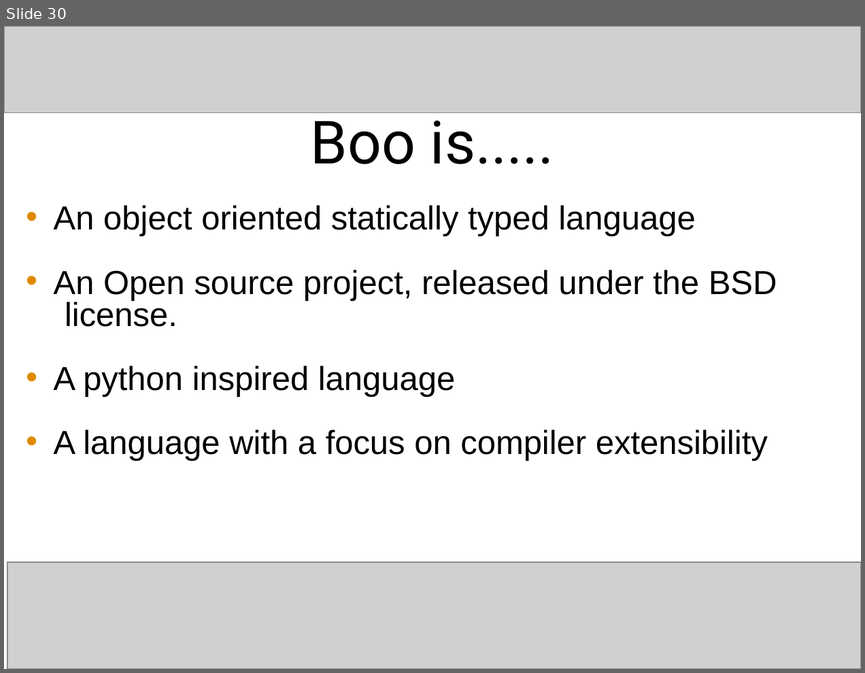
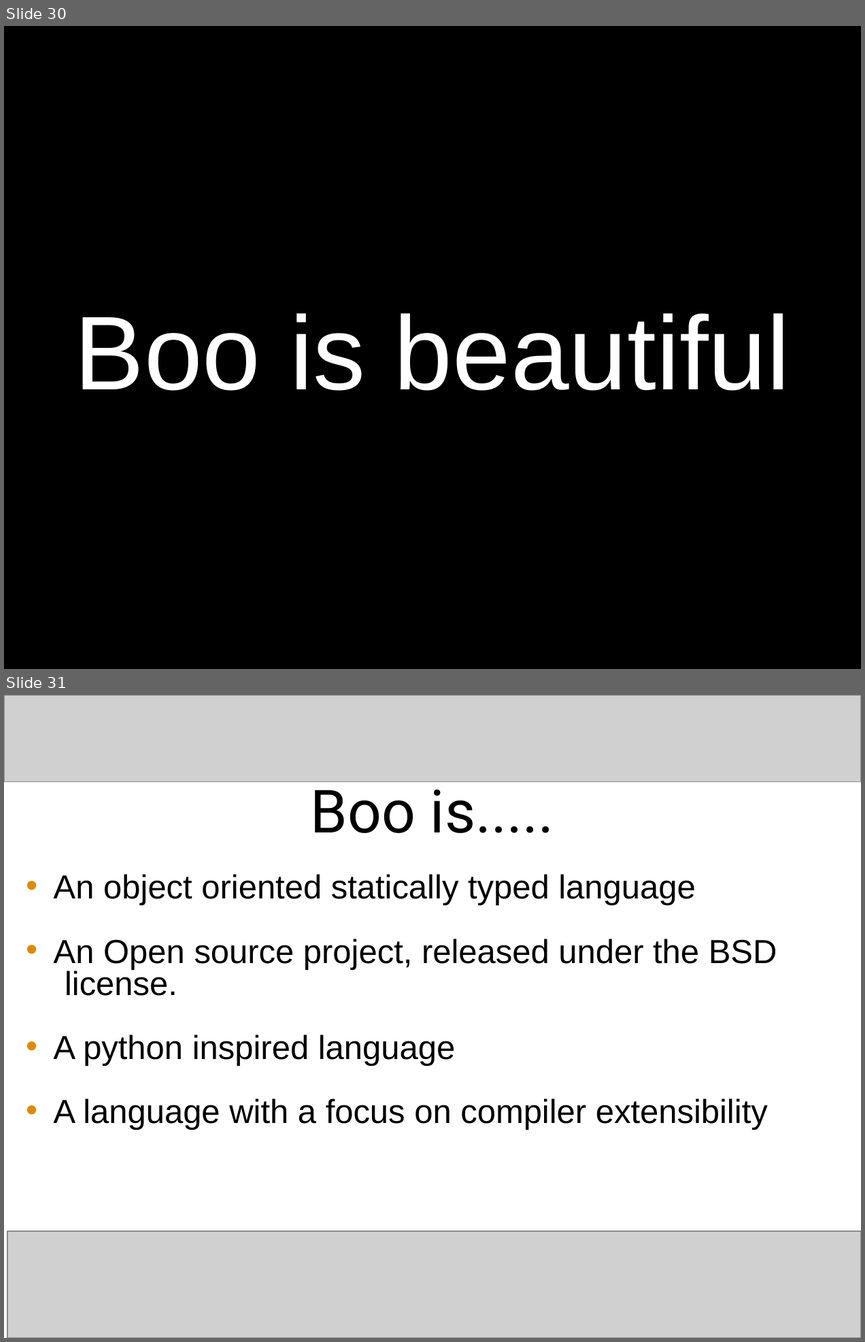
Before and after one commit to craignicol/scotaltdotnet, a slide deck: seattle/HORN Pres.ppt. Shown one above the other, each under a label of ours: slide 30 before the commit, slides 30 and 31 after it. The pictures are 865x673 and 865x1342 pixels, drawn with LibreOffice and Linux fonts; fonts in the diff are those of the drawing; grey boxes stand for pictures. Boxes give left, top, right and bottom in pixels: in the first picture for what was removed or moved away, otherwise in the second. Text is boxed around its words. In the diff, an @@ line names an element or a change of style, - is before the commit and + after.

```diff
--- a/seattle/HORN Pres.ppt
+++ b/seattle/HORN Pres.ppt
@@ slide 30 added at box(4, 26, 861, 669), background #FFFFFF @@
@@ picture added at box(4, 26, 861, 112) @@
@@ title added at box(4, 26, 861, 669), fill #000000, 88 pt, text #FFFFFF @@
+Boo is beautiful
@@ picture added at box(7, 563, 861, 669) @@
@@ what was slide 30 is now slide 31 @@
```
